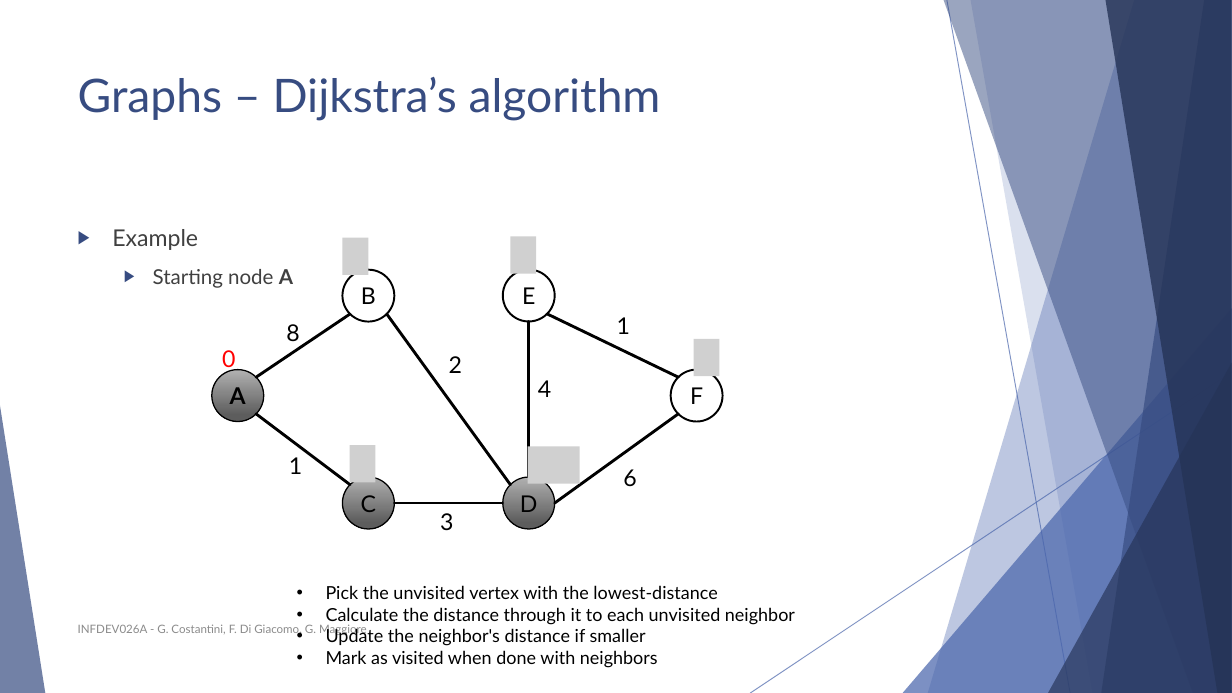
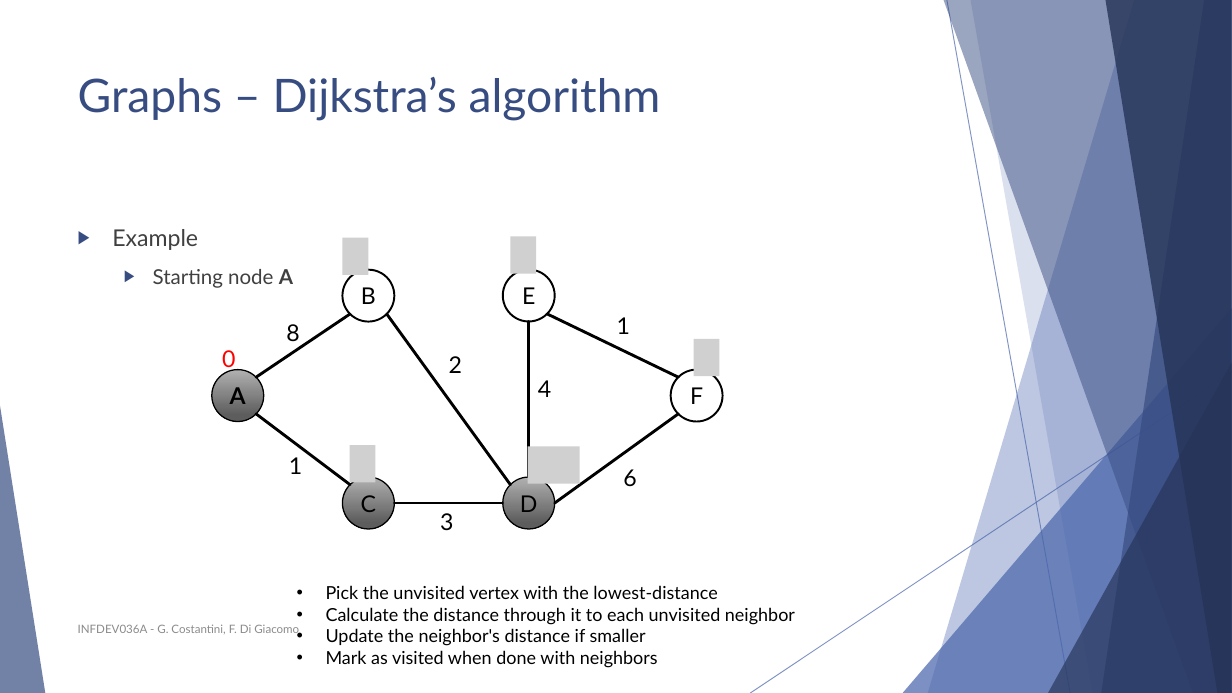
Before and after one commit to FurkanAndac/Development-6A, a slide deck: slide 40 of Lesson slides/Unit 5 - Graphs.pptx (slide 39 before the commit). Drawn at 1232x693 pixels with LibreOffice and Linux fonts; fonts in the diff are those of the drawing; grey boxes stand for pictures. Boxes give left, top, right and bottom in pixels: in the first picture for what was removed or moved away, otherwise in the second. Text is boxed around its words. In the diff, an @@ line names an element or a change of style, - is before the commit and + after.

```diff
--- a/Lesson slides/Unit 5 - Graphs.pptx
+++ b/Lesson slides/Unit 5 - Graphs.pptx
@@ text at <box>78,624,299,636</box>: text changed @@
-INFDEV026A - G. Costantini, F. Di Giacomo, G. Maggiore
+INFDEV036A - G. Costantini, F. Di Giacomo
```
Also in this commit, not shown: 53 other slides changed, 1 slide added, 2 other files.
